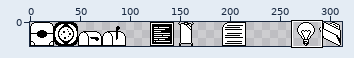
File history of a pixel-art file, Assets/Sprites/app icons 24px.ase. The first picture is a wide view before the edit; the outline marks the close-up.
Close-up. Before:
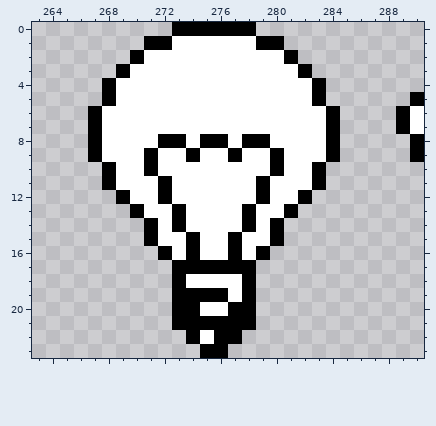
312x24 pixels, 1 frame. Shown: x 263..290, y 0..23.
The same view after the edit:
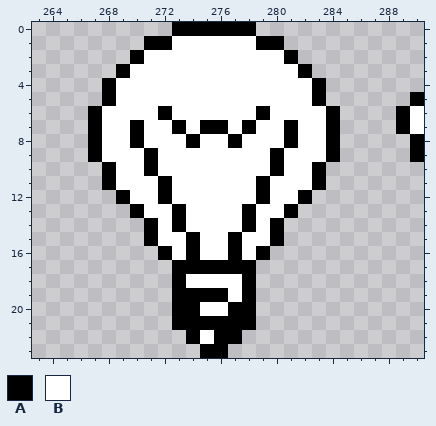
Palette (. is transparent): A #000000  B #ffffff
Commit message: Add a subtle-ish W to wiki app sprites
Diff:
y 6: x 272 B -> A; x 279 B -> A
y 7: x 270 B -> A; x 273 B -> A; x 275..276 BB -> AA; x 278 B -> A; x 281 B -> A
y 8: x 270 B -> A; x 272..279 AABAABAA -> BBABBABB; x 281 B -> A
y 9: x 274 A -> B; x 277 A -> B
